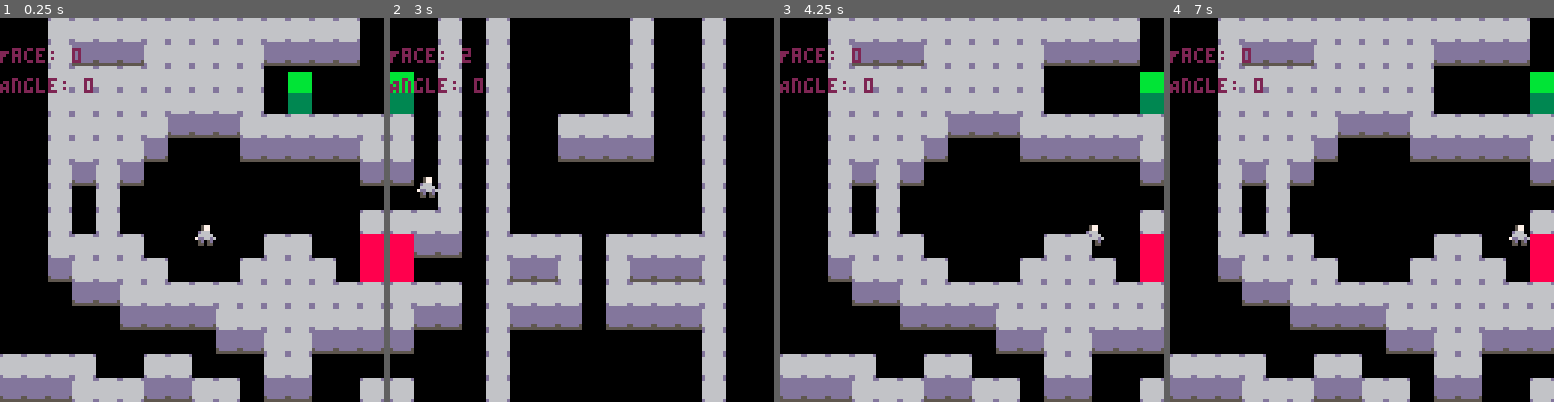
Above: before the commit, frames 1-4 (left to right).
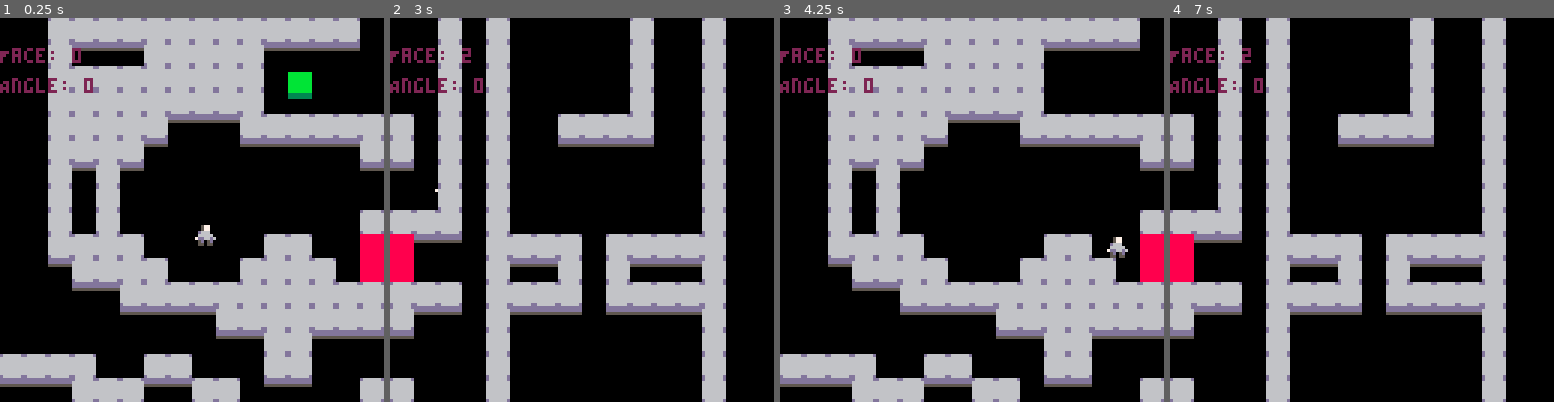
Above: after the commit, the same moments.

Repository: EmilBert/gmtkjam2025
Game: PICO-8 cartridge game.p8
The game is run twice, just before and just after one commit, with the same random seed, the same clock (stepped at 60 frames per second) and the same inputs.
Inputs:
- Up to frame 1 (0.25 s): no input
- Up to frame 2 (3 s): hold Right 1.6-2.1 s; hold Up 2.15-2.42 s; hold Right from 2.47 s (still down)
- Up to frame 3 (4.25 s): release Right at 3.03 s; hold Left 3.08-3.58 s; hold Down 3.63-3.97 s; hold Right from 4.02 s (still down)
- Up to frame 4 (7 s): release Right at 4.68 s; hold Up 4.73-5.03 s; hold Left 5.08-5.68 s; hold Down 5.73-6.03 s; hold Right 6.08-6.58 s; hold Right from 6.63 s (still down)

The runs differ from the first frame. In frame 1, 11% of the frame differs, in the area x 0-100%, y 7-100%; in frame 2, 7.2%; in frame 3, 12%; in frame 4, 54%, in the area x 0-100%, y 0-100%.

Commit message:
wip: more faces

Diff:
--- a/game.p8
+++ b/game.p8
@@ -21,12 +21,12 @@
 00000000d666666dbbbbbbbb88888888000000000000000000000000000000000000000000000000000000000000000000000000000000000000000000000000
 00000000ddddddddbbbbbbbb00000000000000000000000000000000000000000000000000000000000000000000000000000000000000000000000000000000
 00000000dddddddd3333333300000000000000000000000000000000000000000000000000000000000000000000000000000000000000000000000000000000
-00000000dddddddd3333333300000000000000000000000000000000000000000000000000000000000000000000000000000000000000000000000000000000
-00000000dddddddd3333333300000000000000000000000000000000000000000000000000000000000000000000000000000000000000000000000000000000
-00000000dddddddd3333333300000000000000000000000000000000000000000000000000000000000000000000000000000000000000000000000000000000
-00000000dddddddd3333333300000000000000000000000000000000000000000000000000000000000000000000000000000000000000000000000000000000
-000000005dddddd53333333300000000000000000000000000000000000000000000000000000000000000000000000000000000000000000000000000000000
 00000000555555553333333300000000000000000000000000000000000000000000000000000000000000000000000000000000000000000000000000000000
+00000000000000000000000000000000000000000000000000000000000000000000000000000000000000000000000000000000000000000000000000000000
+00000000000000000000000000000000000000000000000000000000000000000000000000000000000000000000000000000000000000000000000000000000
+00000000000000000000000000000000000000000000000000000000000000000000000000000000000000000000000000000000000000000000000000000000
+00000000000000000000000000000000000000000000000000000000000000000000000000000000000000000000000000000000000000000000000000000000
+00000000000000000000000000000000000000000000000000000000000000000000000000000000000000000000000000000000000000000000000000000000
 00000000000000000000000000000000000000000000000000000000000000000000000000000000000000000000000000000000000000000000000000000000
 00000000000000000000000000000000000000000000000000000000000000000000000000000000000000000000000000000000000000000000000000000000
 00000000000000000000000000000000000000000000000000000000000000000000000000000000000000000000000000000000000000000000000000000000
@@ -203,22 +203,22 @@
 0000000000000000000000000000000000010101000000000000000000000000000001000000000000000000000000000000000000000000000000000000000000000000000000000000000000000000000000000000000000000000000000000000000000000000000000000000000000000000000000000000000000000000
 0000000000000000000000000000000000000000000000000000000000000000000000000000000000000000000000000000000000000000000000000000000000000000000000000000000000000000000000000000000000000000000000000000000000000000000000000000000000000000000000000000000000000000
 __map__
-0000111111111111111111111111110011111111000011111111111111111111000011001100000000001100001100001111111111111100001111111111111111111111111111111111111111111111111111111111111111110000111111110000000000000000000000000000000000000000000000000000000000000000
-0000110000001111111111000000000011000000000000000000000000000011000011001100000000001100001100001100000000000000000000000000001111000000000000000000000000000011110000000000000000000000000000110000000000000000000000000000000000000000000000000000000000000000
-0000111111111111111111000000000011000000000000000000000000000011000011001100000000001100001100001100000000000000000000000000001111000000000000000000000000000011110000000000000000000000000000110000000000000000000000000000000000000000000000000000000000000000
-0000111111111111111111000000000011000000000000000000000000000011000011001100000000001100001100001100000000000000000000000000001111000000000000000000000000000011110000000000000000000000000000110000000000000000000000000000000000000000000000000000000000000000
-0000111111111100000011111111111111000000000000000000000000000011110011001100001111111100001100001100000000000000000000000000001111000000000000000000000000000011110000000000000000000000000000110000000000000000000000000000000000000000000000000000000000000000
-0000111111110000000000000000001111000000000000000000000000000011110011001100000000000000001100001100000000000000000000000000001111000000000000000000000000000011110000000000000000000000000000110000000000000000000000000000000000000000000000000000000000000000
-0000110011000000000000000000000011000000000000111111110000000011000011001100000000000000001100001100000000001111110000000000001111000000000000110000000000000011110000000000001111110000000000110000000000000000000000000000000000000000000000000000000000000000
-0000110011000000000000000000000011000000000000110000000000000000000011001100000000000000001100001100000000001100110000000000001111000000000000110000000000000000110000000000000011000000000000110000000000000000000000000000000000000000000000000000000000000000
-0000110011000000000000000000001111000000000000111111000000000000111111001100000000000000001100001100000000001111000011110000001111000000000000110000000000000000110000000000000011000000000000110000000000000000000000000000000000000000000000000000000000000000
-0000111111110000000000111100001311000000000000110000000000000011130000001111111100111111111100001100000000001100110011000000001111000000000000110000000000000011110000000000000011000000000000110000000000000000000000000000000000000000000000000000000000000000
-0000001111111100000011111111001311000000000000110000000000000011130000001100001100110000001100001100000000001111110011110000001111000000000000111111000000000011110000000000000000000000000000110000000000000000000000000000000000000000000000000000000000000000
-0000000000111111111111111111111111000000000000000000000000000011111111001111111100111111111100001100000000000000000000000000001111000000000000000000000000000011110000000000000000000000000000110000000000000000000000000000000000000000000000000000000000000000
-0000000000000000001111111111111111000000000000000000000000000011110000001100000000000000001100001100000000000000000000000000001111000000000000000000000000000011110000000000000000000000000000110000000000000000000000000000000000000000000000000000000000000000
-0000000000000000000000111100000011000000000000000000000000000011000000001100000000000000001100001100000000000000000000000000001111000000000000000000000000000011110000000000000000000000000000110000000000000000000000000000000000000000000000000000000000000000
-1111111100001111000000111100000011000000000000000000000000000011000000001100000000000000001100001100000000000000000000000000001111000000000000000000000000000011110000000000000000000000000000110000000000000000000000000000000000000000000000000000000000000000
-0000001111110000111100000000001111111111111111000011111111111111110000001100000000000000001100001111111111111111111100001111111111111111111111111111111111111111111111110000111111111111111111110000000000000000000000000000000000000000000000000000000000000000
+0000111111111111111111111111110000001111111111111100111111111111000011001100000000001100001100000000001111110000111100110000001111111111111111111111111111111111111111111111111111110000111111110000000000000000000000000000000000000000000000000000000000000000
+0000110000001111111111000000000000001111111111000000000000000011000011001100000000001100001100000000001111110000111100130000000011000000000000000000000000000011110000000000000000000000000000110000000000000000000000000000000000000000000000000000000000000000
+0000111111111111111111000000000000001111111100000000000000000011000011001100000000001100001100001111111111110000111100130000000011000000000000000000000000000011110000000000000000000000000000110000000000000000000000000000000000000000000000000000000000000000
+0000111111111111111111000000000000001111111100000000000000000000000011001100000000001100001100001111111111110000111100130000000011000000000000000000000000000011110000000000000000000000000000110000000000000000000000000000000000000000000000000000000000000000
+0000111111111100000011111111111100001111111111000000000000000000110011001100001111111100001100001111111111110000111111111111111111000000000000000000000000000011110000000000000000000000000000110000000000000000000000000000000000000000000000000000000000000000
+0000111111110000000000000000001100001111111111111100111111111111110011001100000000000000001100001111110000110000110000000000000011000000000000000000000000000011110000000000000000000000000000110000000000000000000000000000000000000000000000000000000000000000
+0000110011000000000000000000000000001111111111111100000011000000000011001100000000000000001100001111110000110000111111111100000011000000000000110000000000000011110000000000001111110000000000110000000000000000000000000000000000000000000000000000000000000000
+0000110011000000000000000000000000001111111111111111110011000000000011001100000000000000001100001111110000110000110000001100000011000000000000110000000000000000110000000000000011000000000000110000000000000000000000000000000000000000000000000000000000000000
+0000110011000000000000000000001100001100000000000000110011000000111111001100000000000000001100001111111111110000111111111100000011000000000000110000000000000000110000000000000011000000000000110000000000000000000000000000000000000000000000000000000000000000
+0000111111110000000000111100001300001100001100000011111111000000130000001111111100111111111100001111111111110000110000000000000011000000000000110000000000000011110000000000000011000000000000110000000000000000000000000000000000000000000000000000000000000000
+0000001111111100000011111111001300001100001100000000000000000000130000001100001100110000001100001111111111110000110000000000000011000000000000111111000000000011110000000000000000000000000000110000000000000000000000000000000000000000000000000000000000000000
+0000000000111111111111111111111100001111111111111111111111111111111111001111111100111111111100001111111111110000110000000000000011000000000000000000000000000011110000000000000000000000000000110000000000000000000000000000000000000000000000000000000000000000
+0000000000000000001111111111111100001111111111111111110000000000110000001100000000000000001100001111111111110000110000000000000011000000000000000000000000000011110000000000000000000000000000110000000000000000000000000000000000000000000000000000000000000000
+0000000000000000000000111100000000001111111111111111111111111111000000001100000000000000001100001111111111110000111111111111111111000000000000000000000000000011110000000000000000000000000000110000000000000000000000000000000000000000000000000000000000000000
+1111111100001111000000111100000000001111111111111111111111111100000000001100000000000000001100001111111111110000000000000000000011000000000000000000000000000011110000000000000000000000000000110000000000000000000000000000000000000000000000000000000000000000
+0000001111110000111100000000001100001111111111111111111111111100110000001100000000000000001100001111111111110000000000000000000011111111111111111111111111111111111111110000111111111111111111110000000000000000000000000000000000000000000000000000000000000000
 0000111111111111111111111111110000000000000000000000000000000000000000000000000000000000000000000000000000000000000000000000000000000000000000000000000000000000000000000000000000000000000000000000000000000000000000000000000000000000000000000000000000000000
 0000110000001111111111000000000000000000000000000000000000000000000000000000000000000000000000000000000000000000000000000000000000000000000000000000000000000000000000000000000000000000000000000000000000000000000000000000000000000000000000000000000000000000
 0000111111111111111111001200000000000000000000000000000000000000000000000000000000000000000000000000000000000000000000000000000000000000000000000000000000000000000000000000000000000000000000000000000000000000000000000000000000000000000000000000000000000000
--- a/main.lua
+++ b/main.lua
@@ -40,7 +40,8 @@
 function is_solid_at(px, py)
     local tile_x = flr(px / 8) -- pga spritesen är 8x8
     local tile_y = flr(py / 8)
-    return fget(mget(tile_x, tile_y), 0) or fget(mget(tile_x, tile_y + MAP_SIZE_IN_TILES), 0)
+    -- return fget(mget(tile_x, tile_y), 0) or fget(mget(tile_x, tile_y + MAP_SIZE_IN_TILES), 0)
+    return false
 end
 
 function in_rect(px, py, rx, ry, rw, rh)
